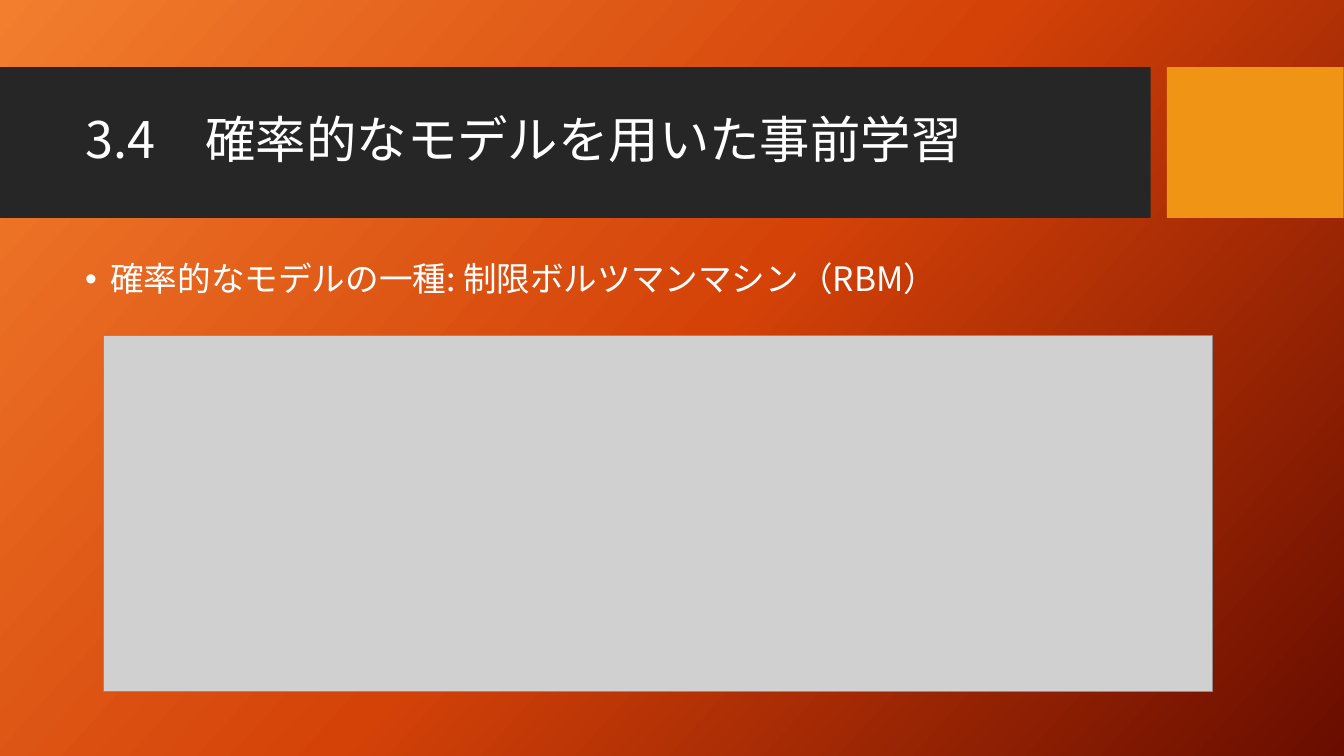
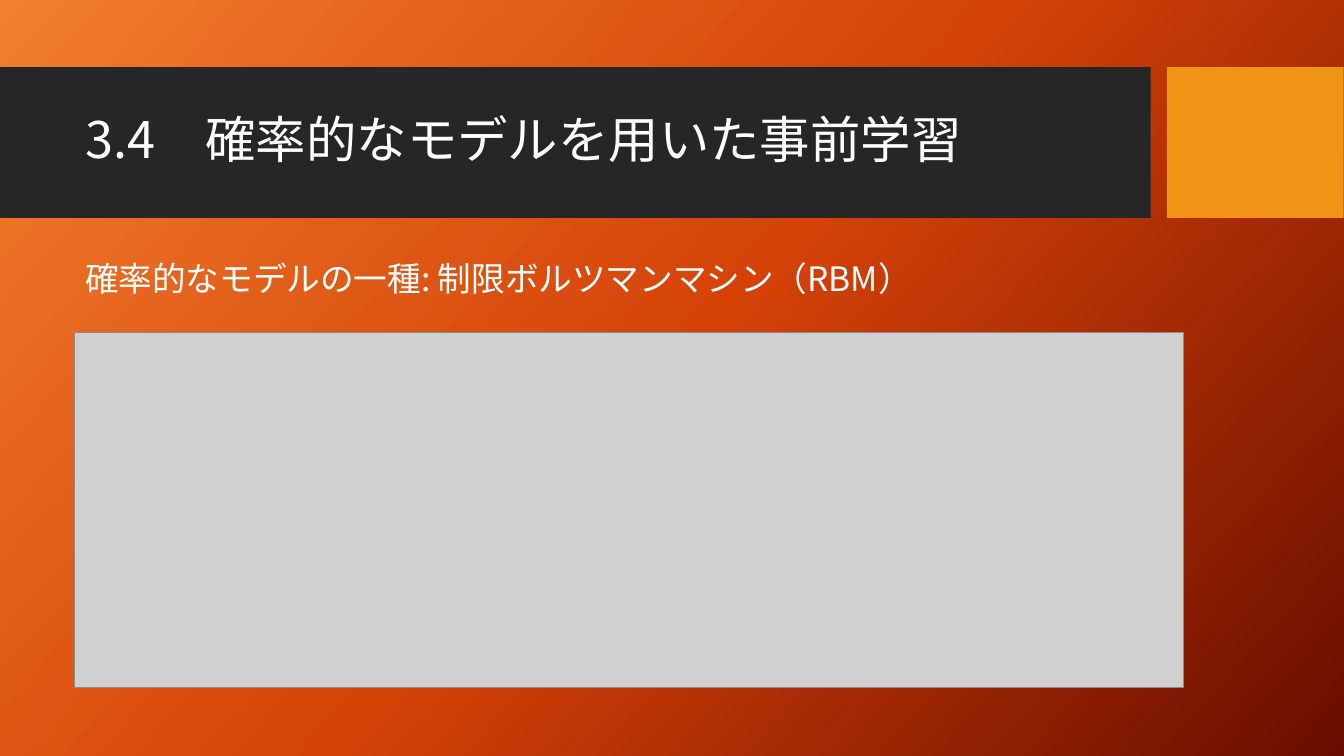
Before and after one commit to seigenji/deep_learning, a slide deck: slide 3 of deep_learning3.4.pptx. Drawn at 1344x756 pixels with LibreOffice and Linux fonts; fonts in the diff are those of the drawing; grey boxes stand for pictures; background and template pictures are left out. Boxes give left, top, right and bottom in pixels: in the first picture for what was removed or moved away, otherwise in the second. Text is boxed around its words. In the diff, an @@ line names an element or a change of style, - is before the commit and + after.

```diff
--- a/deep_learning3.4.pptx
+++ b/deep_learning3.4.pptx
@@ text "確率的なモデルの一種: 制限ボルツマンマシン（RBM）" at bbox=[85, 262, 912, 294]: bullet • to none @@
@@ picture: place and size @@
-picture at bbox=[104, 336, 1213, 692]
+picture at bbox=[75, 333, 1184, 689]
```
Also in this commit, not shown: 2 other slides changed, 8 slides added.
